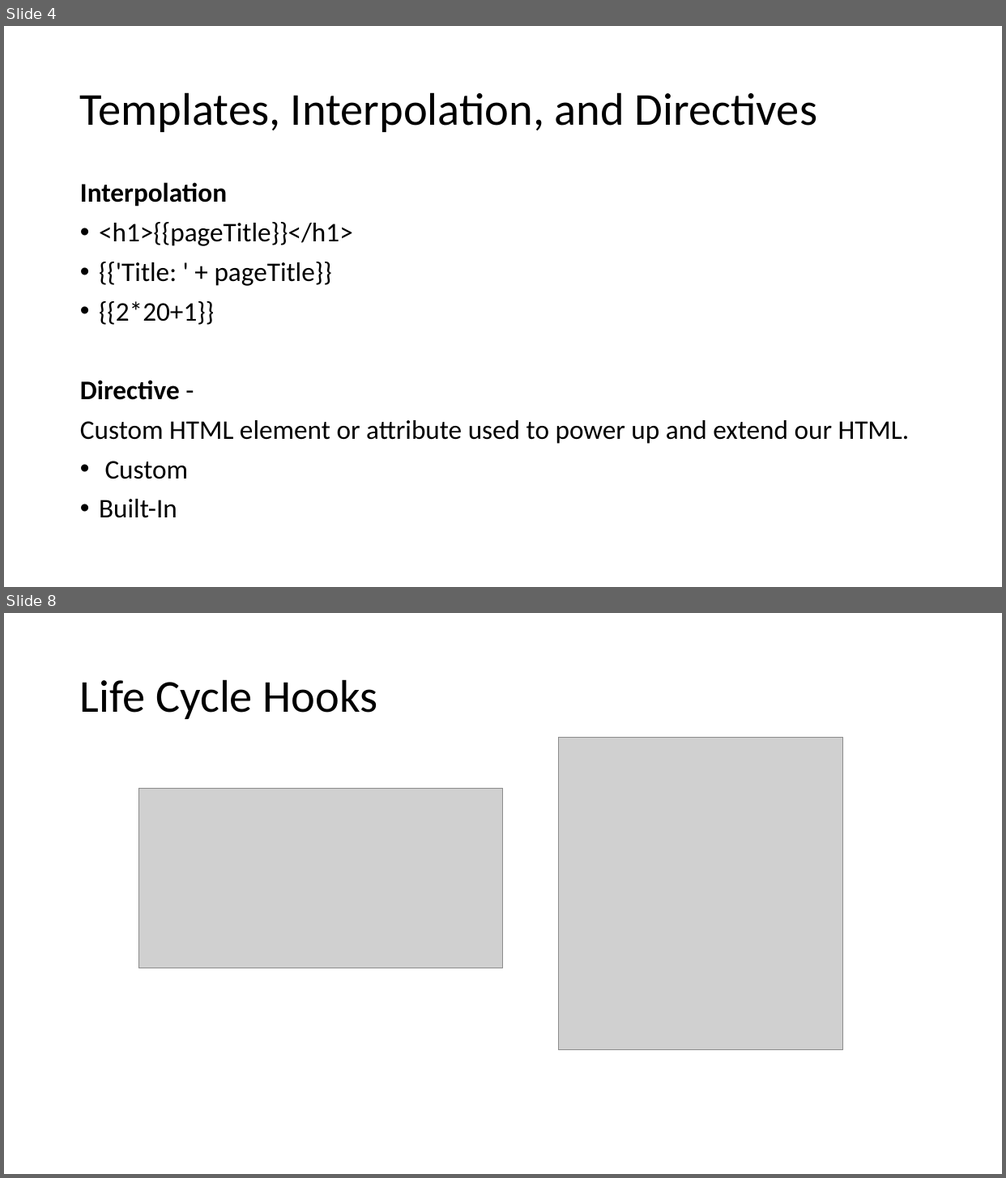
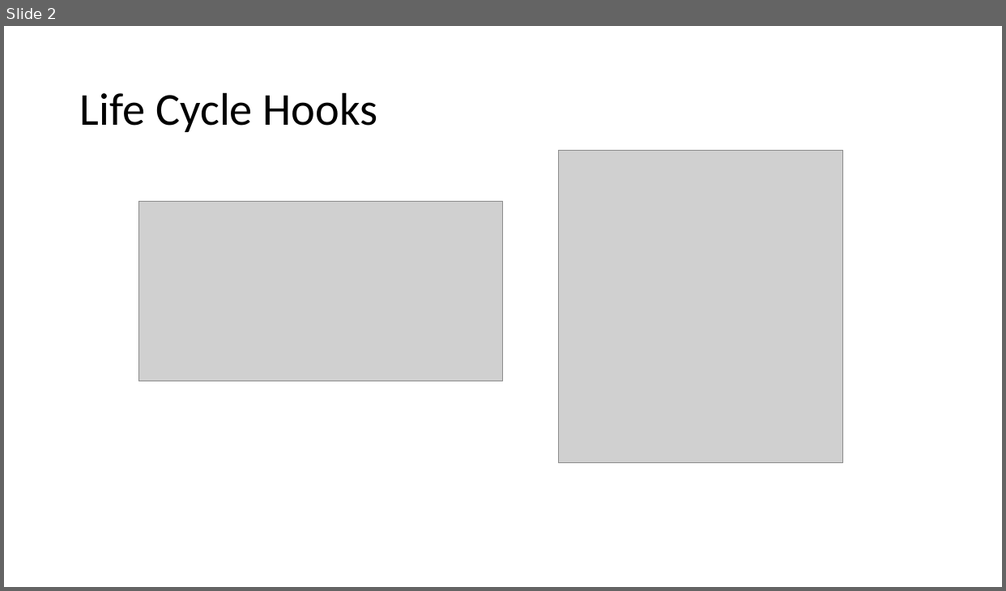
Before and after one commit to sitaramgarlapati/angularDemo, a slide deck: slides/Ang Sessions 2.pptx. Shown one above the other, each under a label of ours: slides 4 and 8 before the commit, slide 2 after it; the slides between them are not shown. The pictures are 1006x1178 and 1006x591 pixels, drawn with LibreOffice and Linux fonts; fonts in the diff are those of the drawing; grey boxes stand for pictures. Boxes give left, top, right and bottom in pixels: in the first picture for what was removed or moved away, otherwise in the second. Text is boxed around its words. In the diff, an @@ line names an element or a change of style, - is before the commit and + after.

```diff
--- a/slides/Ang Sessions 2.pptx
+++ b/slides/Ang Sessions 2.pptx
@@ slide 4 removed at (4, 26, 1002, 587), background #FFFFFF @@
@@ title removed at (80, 92, 817, 132) @@
-Templates, Interpolation, and Directives
@@ text removed at (80, 182, 910, 518) @@
-Interpolation
-• <h1>{{pageTitle}}</h1>
-• {{'Title: ' + pageTitle}}
-• {{2*20+1}}
-Directive -
-Custom HTML element or attribute used to power up and extend our HTML.
-• Custom
-• Built-In
@@ what was slide 8 is now slide 2 @@
```
Also in this commit, not shown: 5 slides changed, 10 slides added, 9 other slides removed, 17 other files.
